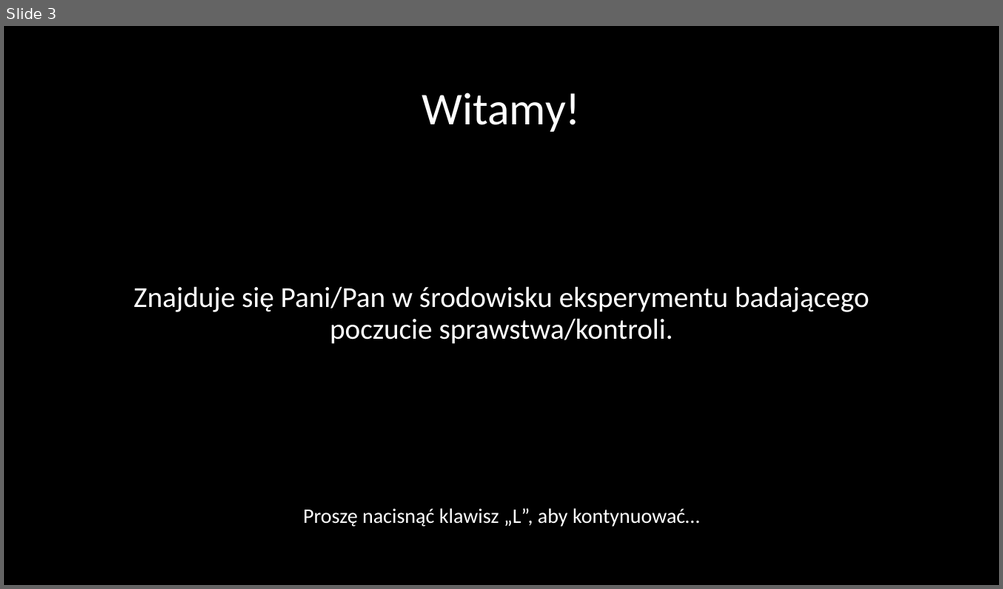
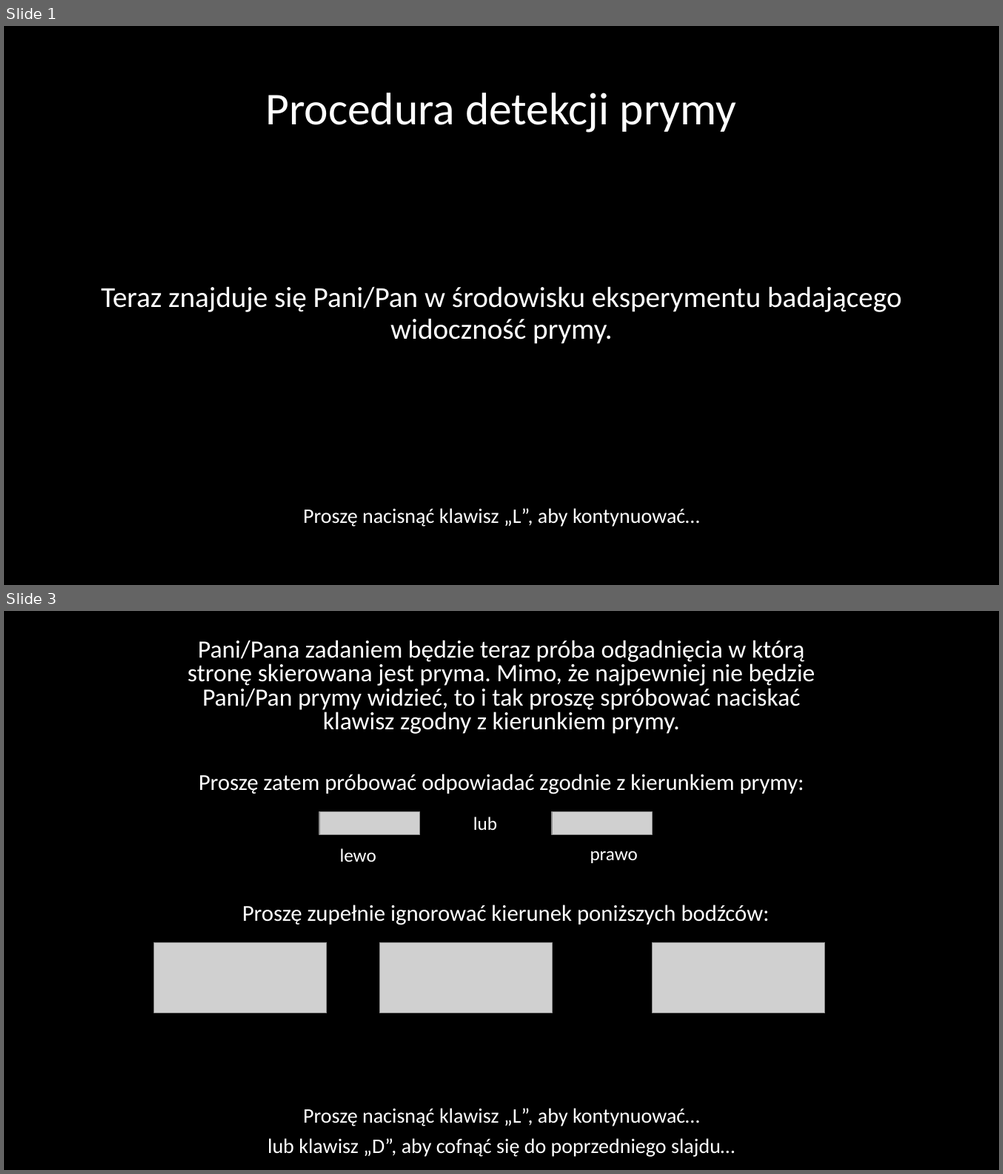
Before and after one commit to mmagnuski/senofag, a slide deck: EPRIME procedura png/Slajdy_Dprime.pptx. Shown one above the other, each under a label of ours: slide 3 before the commit, slides 1 and 3 after it; the slides between them are not shown. The pictures are 1003x589 and 1003x1174 pixels, drawn with LibreOffice and Linux fonts; fonts in the diff are those of the drawing; grey boxes stand for pictures. Boxes give left, top, right and bottom in pixels: in the first picture for what was removed or moved away, otherwise in the second. Text is boxed around its words. In the diff, an @@ line names an element or a change of style, - is before the commit and + after.

```diff
--- a/EPRIME procedura png/Slajdy_Dprime.pptx
+++ b/EPRIME procedura png/Slajdy_Dprime.pptx
@@ slide 3 added at bbox=[4, 611, 999, 1170], background #000000 @@
@@ text added at bbox=[188, 640, 815, 734], 24 pt, text #FFFFFF @@
+Pani/Pana zadaniem będzie teraz próba odgadnięcia w którą stronę skierowana jest pryma. Mimo, że najpewniej nie będzie Pani/Pan prymy widzieć, to i tak proszę spróbować naciskać klawisz zgodny z kierunkiem prymy.
@@ text added at bbox=[199, 774, 804, 795], 22 pt, text #FFFFFF @@
+Proszę zatem próbować odpowiadać zgodnie z kierunkiem prymy:
@@ picture added at bbox=[319, 812, 421, 834] @@
@@ text added at bbox=[473, 817, 497, 830], 18 pt, text #FFFFFF @@
+lub
@@ picture added at bbox=[552, 812, 652, 834] @@
@@ text added at bbox=[340, 849, 376, 862], 18 pt, text #FFFFFF @@
+lewo
@@ text added at bbox=[590, 851, 637, 863], 18 pt, text #FFFFFF @@
+prawo
@@ text added at bbox=[242, 905, 769, 925], 22 pt, text #FFFFFF @@
+Proszę zupełnie ignorować kierunek poniższych bodźców:
@@ picture added at bbox=[154, 943, 327, 1014] @@
@@ picture added at bbox=[380, 943, 552, 1014] @@
@@ picture added at bbox=[652, 943, 825, 1014] @@
@@ text added at bbox=[267, 1108, 734, 1157], 20 pt, text #FFFFFF @@
+Proszę nacisnąć klawisz „L”, aby kontynuować…
+lub klawisz „D”, aby cofnąć się do poprzedniego slajdu…
@@ what was slide 3 is now slide 1 @@
@@ slide 1 changed as well @@
@@ title at bbox=[265, 93, 737, 133]: text changed @@
-Witamy!
+Procedura detekcji prymy
@@ text at bbox=[101, 286, 902, 344]: text changed @@
-Znajduje się Pani/Pan w środowisku eksperymentu badającego poczucie sprawstwa/kontroli.
+Teraz znajduje się Pani/Pan w środowisku eksperymentu badającego widoczność prymy.
```
Also in this commit, not shown: 1 other slide changed, 8 other slides added, 5 slides removed, 16 other files.
